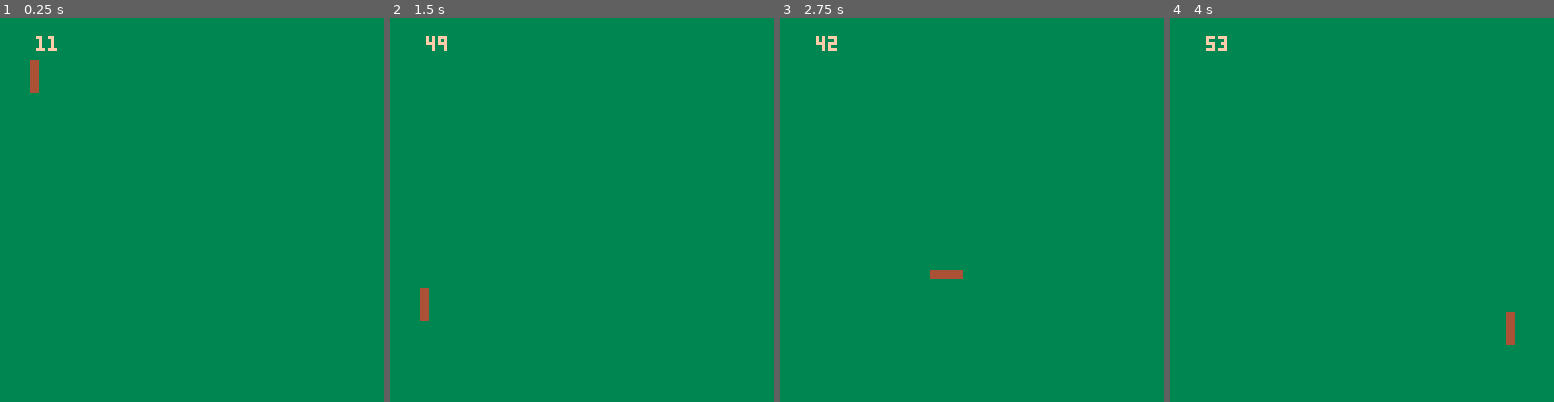
Above: before the commit, frames 1-4 (left to right).
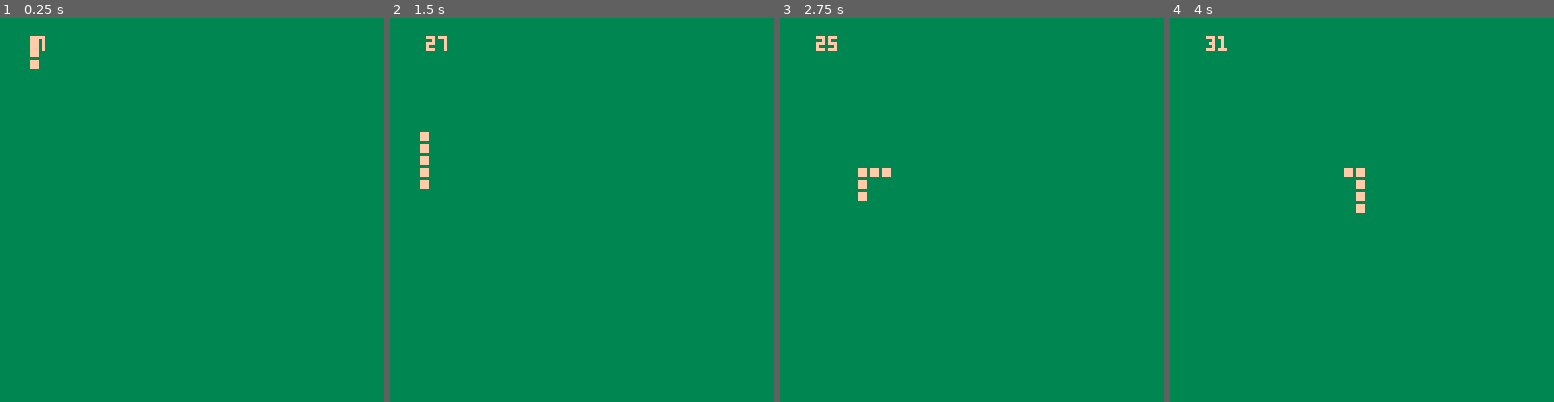
Above: after the commit, the same moments.

Repository: iain8/pico-8-games
Game: PICO-8 cartridge snek_v2.p8
Same seed, same stepped clock (60 frames per second), same inputs: the game is played once before the commit and once after it.
Inputs:
- Up to frame 1 (0.25 s): no input
- Up to frame 2 (1.5 s): no input
- Up to frame 3 (2.75 s): hold Right 1.6-2.1 s; hold Up 2.15-2.42 s; hold Right from 2.47 s (still down)
- Up to frame 4 (4 s): release Right at 3.03 s; hold Left 3.08-3.58 s; hold Down 3.63-3.97 s

The runs differ from the first frame. In frame 1, 0.4% of the frame differs, in the area x 7-15%, y 4-20%; in frame 2, 0.5%; in frame 3, 0.5%, in the area x 9-48%, y 4-68%; in frame 4, 0.5%.

Commit message:
wrap snake around screen

Diff:
--- a/snek_v2.p8
+++ b/snek_v2.p8
@@ -5,6 +5,8 @@
 bodylength = 0
 unitsize = 2
 direction = 3
+speed = 0.25
+framecount=0
 
 function _init()
   for i = 1, 5 do
@@ -16,16 +18,23 @@
 
 function _update()
   getdirection()
-  move()
+
+  if framecount % 4 == 0 then
+    move()
+  end
+
+  framecount += 1
 end
 
 function _draw()
   rectfill(0,0,128,128,3)
+
+  colour = 15
 
   for part in all(body) do
     x = part[1] * unitsize
     y = part[2] * unitsize
-    rectfill(x, y, x + unitsize, y + unitsize, 4)
+    rectfill(x, y, x + unitsize, y + unitsize, colour)
   end
 
   print(body[1][2], 12, 6, 15)
@@ -42,25 +51,39 @@
 function move()
   next = body[1]
 
+  unit = unitsize --* speed
+
   if direction == 0 then
-    next = {next[1] - 1, next[2]}
+    next = {next[1] - unit, next[2]}
   elseif direction == 1 then
-    next = {next[1] + 1, next[2]}
+    next = {next[1] + unit, next[2]}
   elseif direction == 2 then
-    next = {next[1], next[2] - 1}
+    next = {next[1], next[2] - unit}
   elseif direction == 3 then
-    next = {next[1], next[2] + 1}
+    next = {next[1], next[2] + unit}
   end
 
   newbody={}
 
-  newbody[1] = next
+  newbody[1] = wrap(next)
 
   for i = 2, bodylength do
     newbody[i] = body[i - 1]
   end
 
   body = newbody
+end
+
+function wrap(segment)
+  for i, coord in pairs(segment) do
+    if coord > 127 then
+      segment[i] = coord - 64
+    elseif coord < 0 then
+      segment[i] = coord + 64
+    end
+  end
+
+  return segment
 end
 __gfx__
 00000000000000000000000000000000000000000000000000000000000000000000000000000000000000000000000000000000000000000000000000000000
